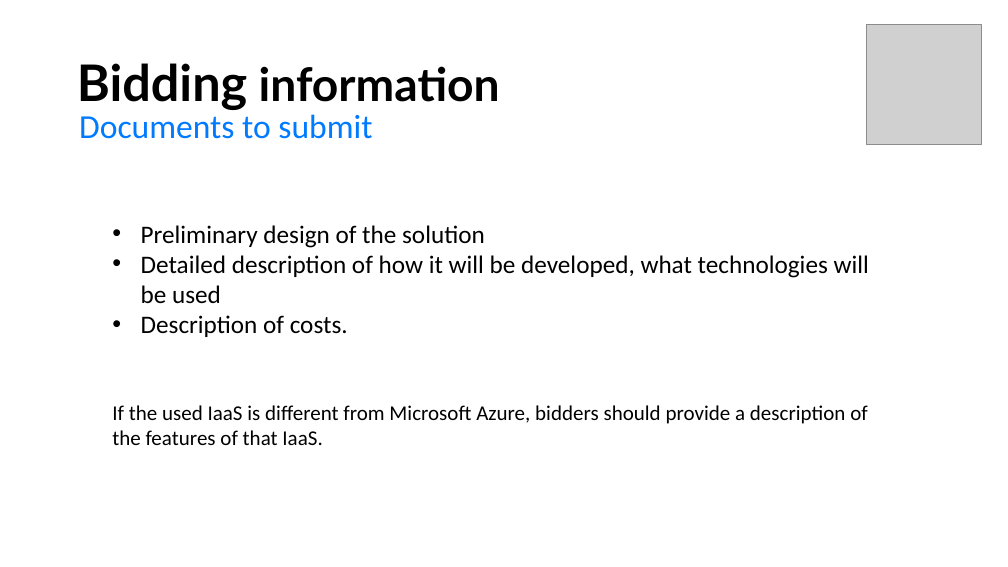
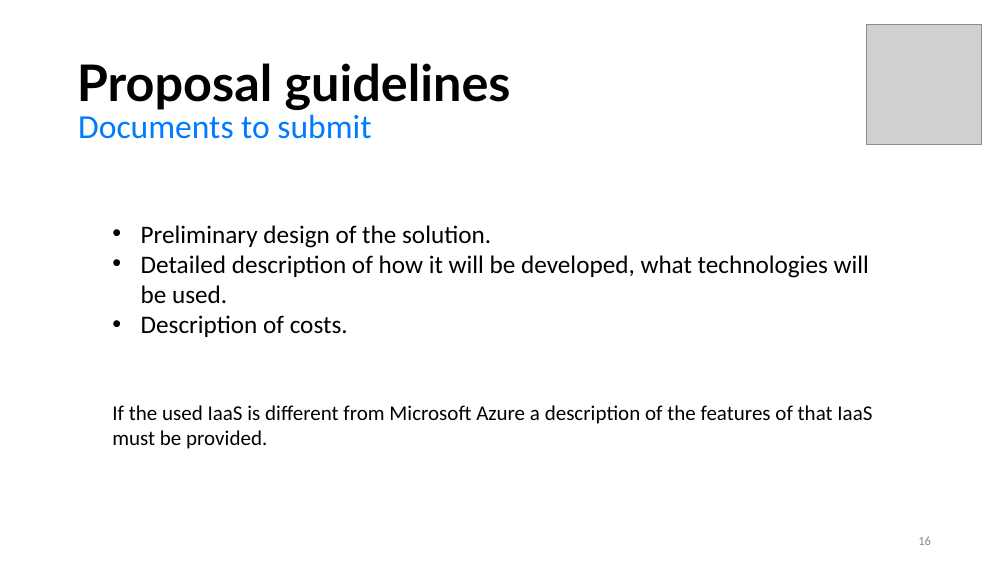
Before and after one commit to seraogianluca/IR2, a slide deck: slide 16 of PM/RFP Presentation.pptx. Drawn at 1008x567 pixels with LibreOffice and Linux fonts; fonts in the diff are those of the drawing; grey boxes stand for pictures. Boxes give left, top, right and bottom in pixels: in the first picture for what was removed or moved away, otherwise in the second. Text is boxed around its words. In the diff, an @@ line names an element or a change of style, - is before the commit and + after.

```diff
--- a/PM/RFP Presentation.pptx
+++ b/PM/RFP Presentation.pptx
@@ title at <box>77,63,511,110</box>: text changed; size 44 to 48 pt @@
-Bidding information
+Proposal guidelines
@@ text at <box>141,225,869,304</box>: text changed @@
-• Preliminary design of the solution
-• Detailed description of how it will be developed, what technologies will be used
+• Preliminary design of the solution.
+• Detailed description of how it will be developed, what technologies will be used.
@@ text at <box>112,405,872,449</box>: text changed @@
-If the used IaaS is different from Microsoft Azure, bidders should provide a description of the features of that IaaS.
+If the used IaaS is different from Microsoft Azure a description of the features of that IaaS must be provided.
@@ page number added at <box>918,536,931,545</box>, 12 pt, text #8C8C8C @@
+16
```
Also in this commit, not shown: 17 other slides changed, 1 other file.
